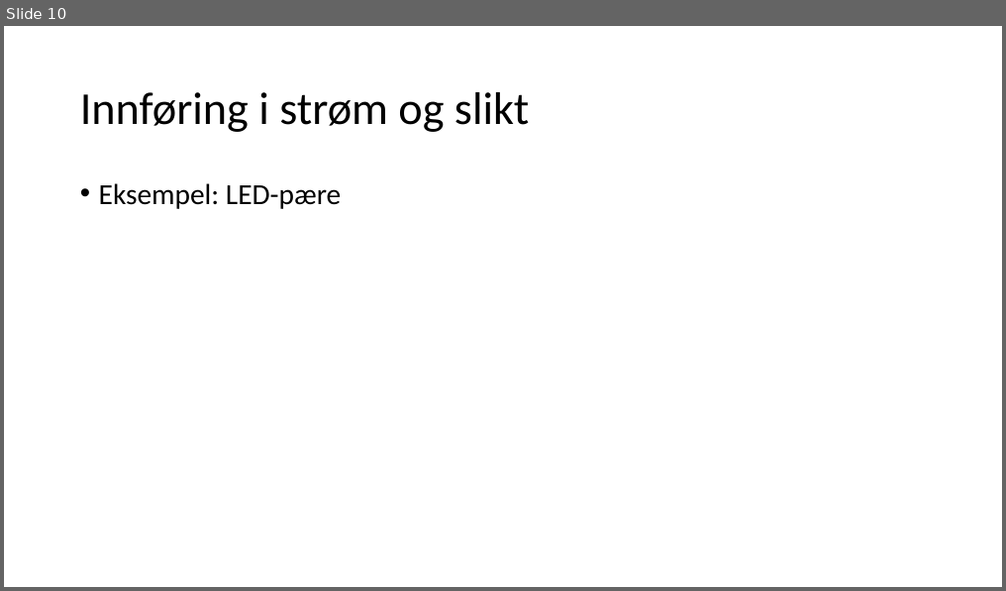
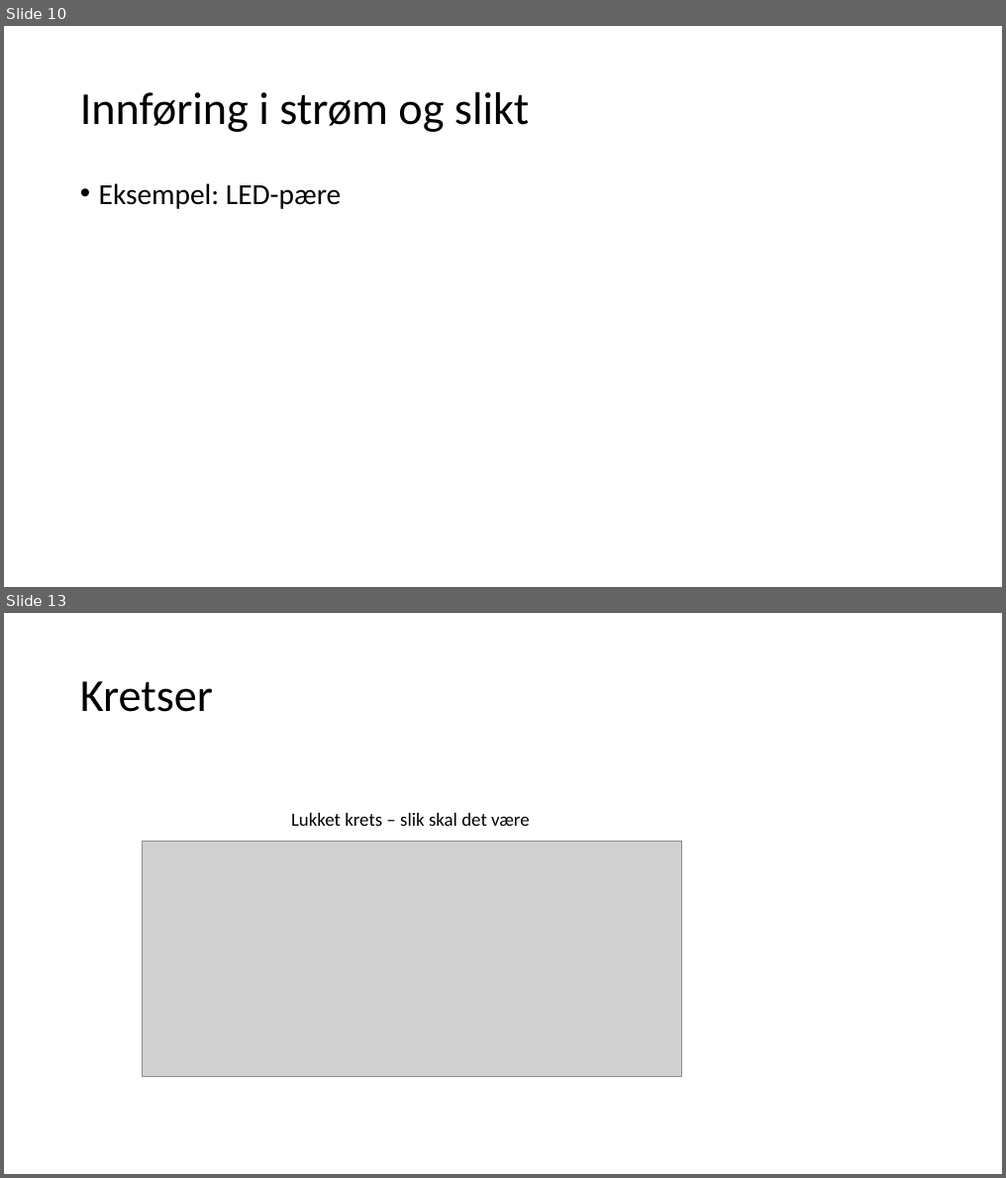
Before and after one commit to Sonat-Consulting/IoT, a slide deck: presentasjoner/Grunnkurs elektro.pptx. Shown one above the other, each under a label of ours: slide 10 before the commit, slides 10 and 13 after it; the slides between them are not shown. The pictures are 1006x591 and 1006x1178 pixels, drawn with LibreOffice and Linux fonts; fonts in the diff are those of the drawing; grey boxes stand for pictures. Boxes give left, top, right and bottom in pixels: in the first picture for what was removed or moved away, otherwise in the second. Text is boxed around its words. In the diff, an @@ line names an element or a change of style, - is before the commit and + after.

```diff
--- a/presentasjoner/Grunnkurs elektro.pptx
+++ b/presentasjoner/Grunnkurs elektro.pptx
@@ slide 13 added at (x1=4, y1=613, x2=1002, y2=1174), background #FFFFFF @@
@@ title added at (x1=80, y1=681, x2=213, y2=712), 44 pt, text #000000 @@
+Kretser
@@ text added at (x1=291, y1=813, x2=530, y2=826), 18 pt, text #000000 @@
+Lukket krets – slik skal det være
@@ picture added at (x1=142, y1=842, x2=681, y2=1077) @@
```
Also in this commit, not shown: 2 slides changed, 5 other slides added, 4 slides removed.
